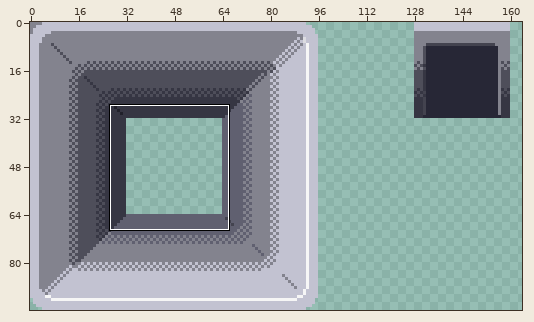
File history of a sprite sheet, assets/walls.png. Above, an overview of the earlier version with the close-up marked.
Close-up. Before the commit:
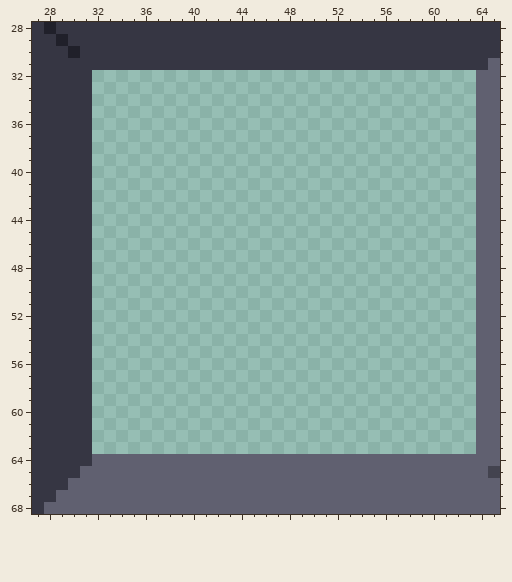
The file is 192x96 pixels. Colours within 5 levels of each other are drawn and written as one. Shown: x 27..65, y 28..68. The wide view leaves out empty margins.
Now the later version:
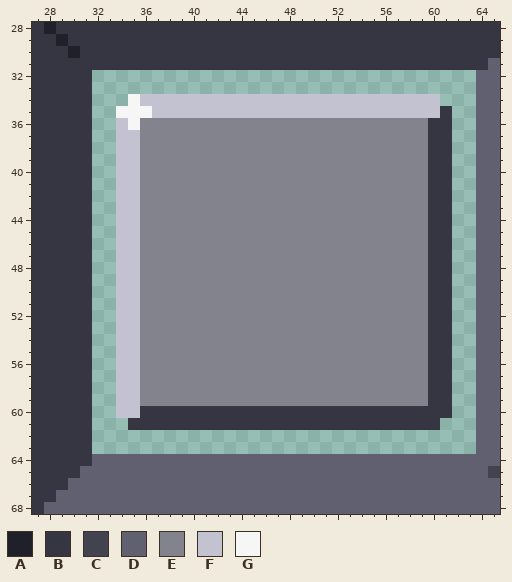
Palette (. is transparent): A #20202a  B #363643  C #43434f  D #606070  E #83838e  F #c2c2d1  G #f6f6f6
Changes in this commit:
The author put colour B in row 35 at x 61; in rows 36 to 59 at x 60 to 61; in row 60 at x 36 to 61; in row 61 at x 35 to 60.
The author put colour E in rows 36 to 59 at x 36 to 59.
The author put colour F in row 34 at x 36 to 60; in row 35 at x 37 to 60; in row 36 at x 34; in rows 37 to 60 at x 34 to 35.
The author put colour G in row 34 at x 35; in row 35 at x 34 to 36; in row 36 at x 35.
Where, in picture pixels (left, top, right, bottom), the same in both close-ups:
added: (116, 94, 452, 430)
